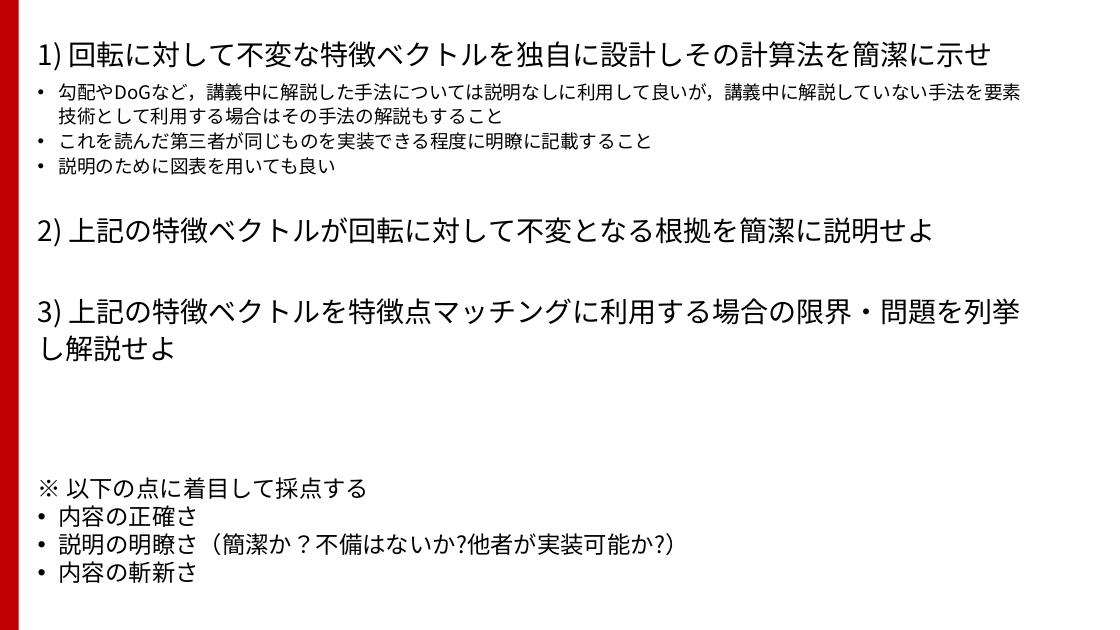
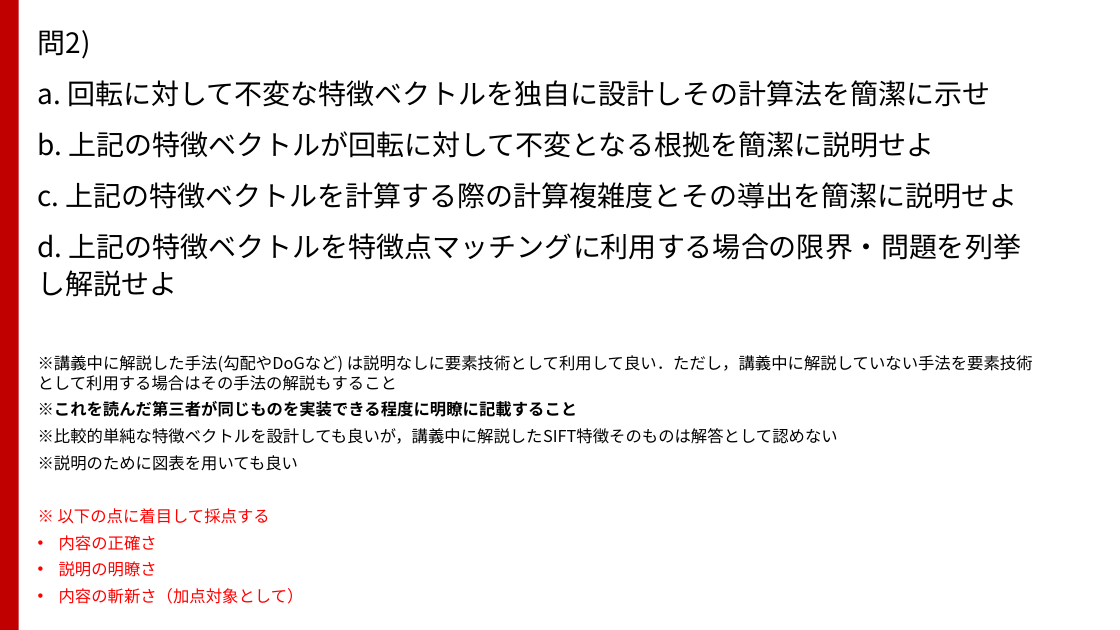
Before and after one commit to TakashiIjiri/TakashiIjiri.github.io, a slide deck: slide 4 of classes/dm2017/DigitalMedia2_14.pptx. Drawn at 1120x630 pixels with LibreOffice and Linux fonts; fonts in the diff are those of the drawing. Boxes give left, top, right and bottom in pixels: in the first picture for what was removed or moved away, otherwise in the second. Text is boxed around its words. In the diff, an @@ line names an element or a change of style, - is before the commit and + after.

```diff
--- a/classes/dm2017/DigitalMedia2_14.pptx
+++ b/classes/dm2017/DigitalMedia2_14.pptx
@@ text "問2)": place and size @@
-text "問2)" at box(38, 41, 1022, 583)
+text "問2)" at box(38, 30, 1033, 604)
@@ text at box(38, 30, 1033, 471): text changed; size 16 to 14 pt @@
-1) 回転に対して不変な特徴ベクトルを独自に設計しその計算法を簡潔に示せ
-• 勾配やDoGなど，講義中に解説した手法については説明なしに利用して良いが，講義中に解説していない手法を要素技術として利用する場合はその手法の解説もすること
-• これを読んだ第三者が同じものを実装できる程度に明瞭に記載すること
-• 説明のために図表を用いても良い
-2) 上記の特徴ベクトルが回転に対して不変となる根拠を簡潔に説明せよ
-3) 上記の特徴ベクトルを特徴点マッチングに利用する場合の限界・問題を列挙し解説せよ
+問2)
+a. 回転に対して不変な特徴ベクトルを独自に設計しその計算法を簡潔に示せ
+b. 上記の特徴ベクトルが回転に対して不変となる根拠を簡潔に説明せよ
+c. 上記の特徴ベクトルを計算する際の計算複雑度とその導出を簡潔に説明せよ
+d. 上記の特徴ベクトルを特徴点マッチングに利用する場合の限界・問題を列挙し解説せよ
+※講義中に解説した手法(勾配やDoGなど) は説明なしに要素技術として利用して良い．ただし，講義中に解説していない手法を要素技術として利用する場合はその手法の解説もすること
+※これを読んだ第三者が同じものを実装できる程度に明瞭に記載すること
+※比較的単純な特徴ベクトルを設計しても良いが，講義中に解説したSIFT特徴そのものは解答として認めない
+※説明のために図表を用いても良い
@@ text at box(58, 508, 270, 551): size 20 to 14 pt, text colour #000000 to #FF0000 in "※ 以下の点に着目して採点する", "内容の正確さ"; more space between paragraphs @@
@@ text at box(59, 561, 304, 604): text changed; size 20 to 14 pt; text colour #000000 to #FF0000 @@
-• 説明の明瞭さ（簡潔か？不備はないか?他者が実装可能か?）
-• 内容の斬新さ
+• 説明の明瞭さ
+• 内容の斬新さ（加点対象として）
```
Also in this commit, not shown: 2 other slides changed, 3 other files.
